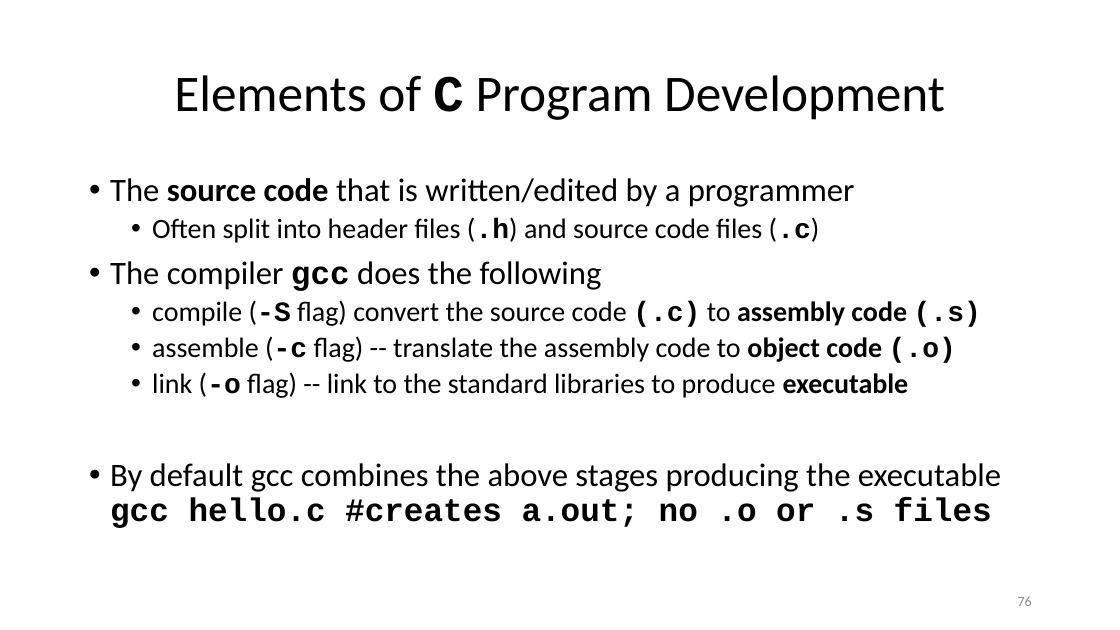
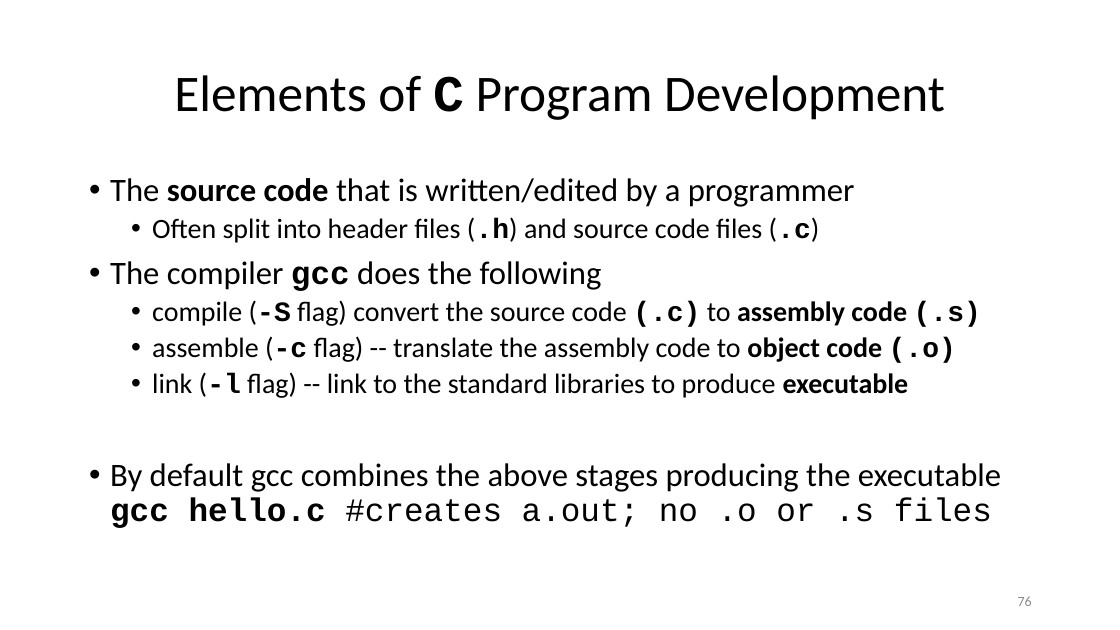
Before and after one commit to ketancmaheshwari/lisa19, a slide deck: slide 76 of lpt_LISA.pptx. Drawn at 1120x630 pixels with LibreOffice and Linux fonts; fonts in the diff are those of the drawing. Boxes give left, top, right and bottom in pixels: in the first picture for what was removed or moved away, otherwise in the second. Text is boxed around its words. In the diff, an @@ line names an element or a change of style, - is before the commit and + after.

```diff
--- a/lpt_LISA.pptx
+++ b/lpt_LISA.pptx
@@ text at box(152, 372, 909, 398): text changed @@
-  • link (-o flag) -- link to the standard libraries to produce executable
+  • link (-l flag) -- link to the standard libraries to produce executable
@@ text at box(110, 463, 1001, 528): bold off in "#creates a.out; no .o or .s files" @@
```
Also in this commit, not shown: 1 other file.
